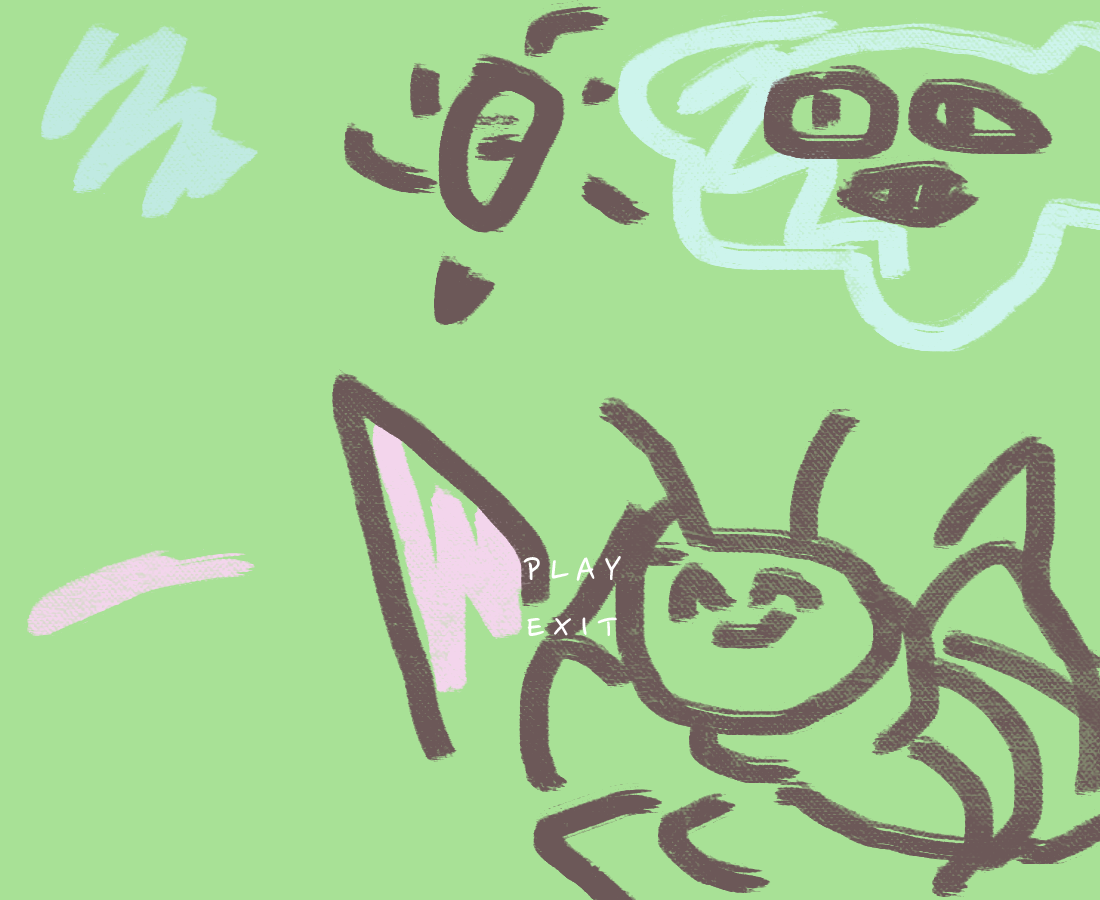
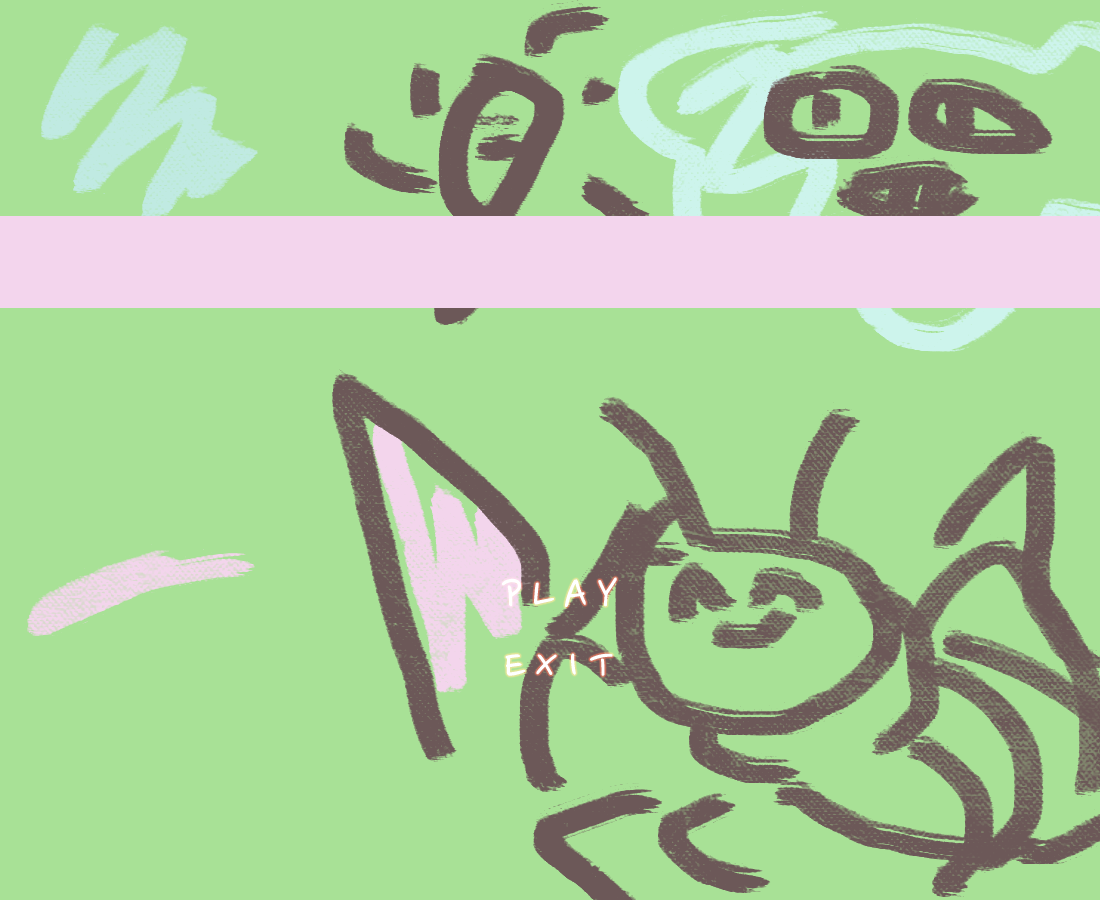
Comparing the layer stacks of the two w=1100, h=900 images. Changes:
added layer "레이어 4" above "EXIT" over <box>0,216,1100,308</box>
painted on "EXIT" over <box>505,617,617,676</box>
painted on "PLAY" over <box>501,556,621,607</box>
